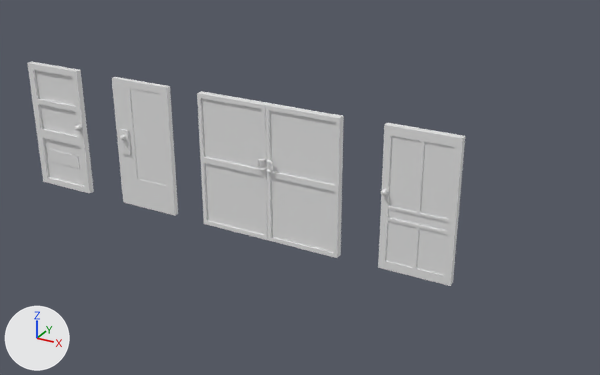
Before and after pictures for a commit that changed the FBX model Export Art/GasStation/Exterior/GasStationDoor.fbx.
Before and after are seen from a 50 mm lens placed at (3.69, -9.03, 5.43), pointed at (-1.37, 0.18, 0.82). The lights are fixed; the arrows at lower left show +X, +Y and +Z. The picture after the commit comes second. Where no turn or scale is listed for an object, it has been applied to the vertices.

The first picture shows 'Door', 'Door 2', 'Door 3', 'Double'.
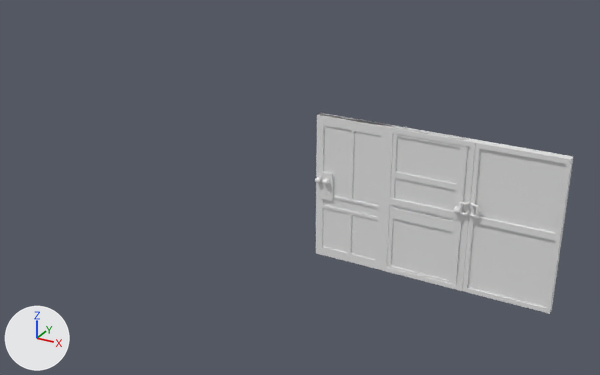
Where the newer file only moved an object's origin or applied its transform, the numbers keep the older frame.

Location of each change, [x1, y1, x2, y2] in pixels of the pictures (600 x 375 px):
'Double', moved
    before: [197, 91, 344, 258]
    after: [382, 125, 573, 314]
'Door 3', moved
    before: [378, 123, 465, 286]
    after: [315, 113, 392, 270]
'Door 2', moved
    before: [112, 77, 178, 216]
    after: [321, 114, 390, 260]
'Door', moved
    before: [27, 62, 94, 193]
    after: [387, 126, 470, 285]

The edits, one by one:
me_cube_004 is used by ob_door_2; location (-3.4, 0.01, 0.01).
me_cube_004 had 466 vertices, 379 faces and spanned x -1.0..0.0, y -0.14..0.04, z 0.0..2.0.
me_cube_004 now has 466 vertices, 379 faces and spans x 2.4..3.4, y -0.15..0.03, z -0.01..1.99.
me_cube_004 part 3: the whole mesh is moved by (3.4, -0.01, -0.01).
me_cube_001 is used by ob_double; location (-2.86, 0.0, 0.01).
me_cube_001 had 1491 vertices, 1388 faces and spanned x 0.0..2.19, y -0.11..0.05, z 0.0..2.0.
me_cube_001 now has 1491 vertices, 1388 faces and spans x 2.86..5.06, y -0.12..0.05, z -0.01..1.99.
me_cube_001 part 1: the whole mesh is moved by (2.86, 0.0, -0.01).
me_cube_003 is used by ob_door_3; location (0.93, 0.01, 0.02).
me_cube_003 had 476 vertices, 380 faces and spanned x -1.0..0.0, y -0.13..0.05, z 0.0..2.0.
me_cube_003 now has 476 vertices, 380 faces and spans x -1.93..-0.93, y -0.14..0.04, z -0.02..1.98.
me_cube_003 part 2: the whole mesh is moved by (-0.93, -0.01, -0.02).
me_cube_017 is used by ob_door; location (-6.07, 0.01, 0.02).
me_cube_017 had 490 vertices, 395 faces and spanned x 0.0..1.0, y -0.13..0.05, z 0.0..2.0.
me_cube_017 now has 490 vertices, 395 faces and spans x 6.07..7.07, y -0.14..0.04, z -0.02..1.98.
me_cube_017 part 4: the whole mesh is moved by (6.07, -0.01, -0.02).
